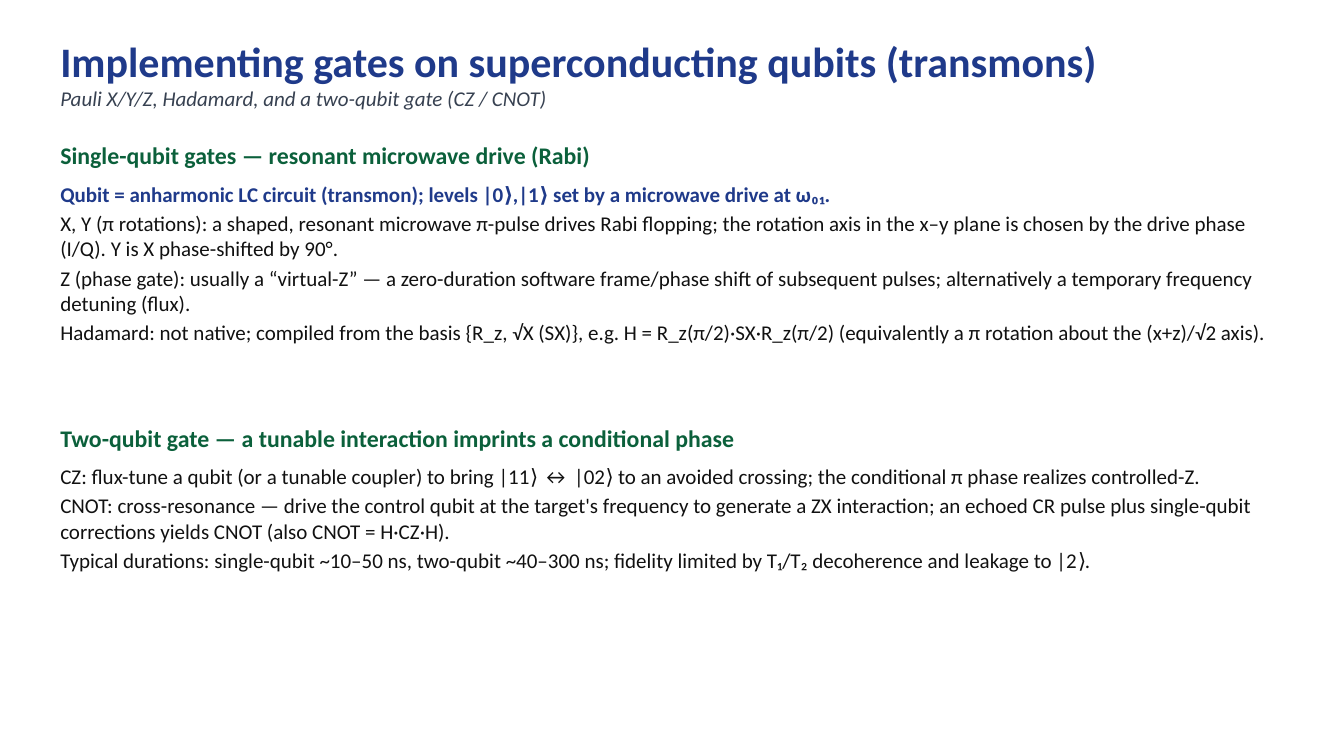
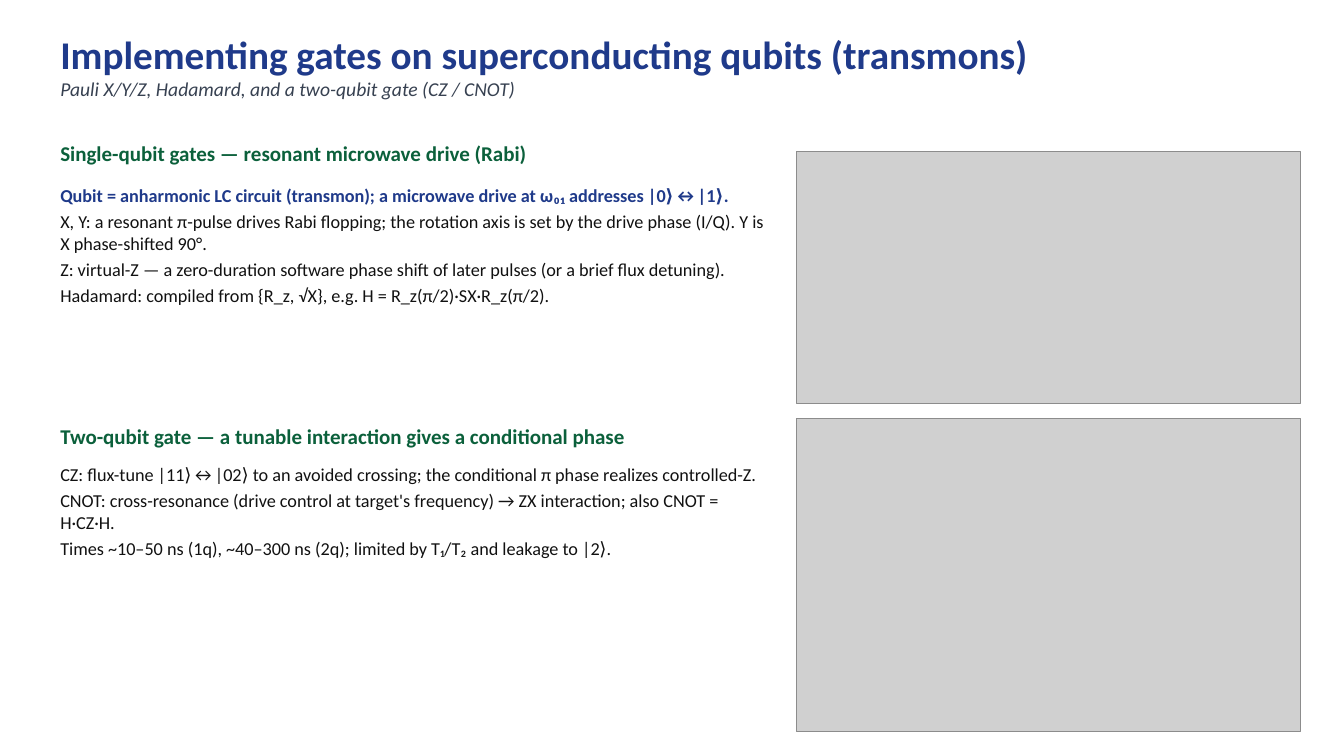
Before and after one commit to lzhang2012-sjtu/quantum-scientific-computing, a slide deck: slide 1 of slides/gate_implementations.pptx. Drawn at 1344x756 pixels with LibreOffice and Linux fonts; fonts in the diff are those of the drawing; grey boxes stand for pictures. Boxes give left, top, right and bottom in pixels: in the first picture for what was removed or moved away, otherwise in the second. Text is boxed around its words. In the diff, an @@ line names an element or a change of style, - is before the commit and + after.

```diff
--- a/slides/gate_implementations.pptx
+++ b/slides/gate_implementations.pptx
@@ text "Implementing gates on superconducting qubits ..." at box(60, 40, 1027, 100): size 30 to 28 pt in "Implementing gates on superconducting qubits (transmons)"; size 15 to 14 pt in "Pauli X/Y/Z, Hadamard, and a two-qubit gate ..." @@
@@ text "Single-qubit gates — resonant microwave ..." at box(60, 145, 527, 165): size 17 to 15 pt @@
@@ picture added at box(797, 151, 1301, 403) @@
@@ text at box(60, 188, 763, 305): text changed; size 15 to 13 pt @@
-Qubit = anharmonic LC circuit (transmon); levels |0⟩,|1⟩ set by a microwave drive at ω₀₁.
-X, Y (π rotations): a shaped, resonant microwave π-pulse drives Rabi flopping; the rotation axis in the x–y plane is chosen by the drive phase (I/Q). Y is X phase-shifted by 90°.
-Z (phase gate): usually a “virtual-Z” — a zero-duration software frame/phase shift of subsequent pulses; alternatively a temporary frequency detuning (flux).
-Hadamard: not native; compiled from the basis {R_z, √X (SX)}, e.g. H = R_z(π/2)·SX·R_z(π/2) (equivalently a π rotation about the (x+z)/√2 axis).
+Qubit = anharmonic LC circuit (transmon); a microwave drive at ω₀₁ addresses |0⟩↔|1⟩.
+X, Y: a resonant π-pulse drives Rabi flopping; the rotation axis is set by the drive phase (I/Q). Y is X phase-shifted 90°.
+Z: virtual-Z — a zero-duration software phase shift of later pulses (or a brief flux detuning).
+Hadamard: compiled from {R_z, √X}, e.g. H = R_z(π/2)·SX·R_z(π/2).
@@ picture added at box(797, 418, 1301, 732) @@
@@ text at box(60, 429, 625, 448): text changed; size 17 to 15 pt @@
-Two-qubit gate — a tunable interaction imprints a conditional phase
+Two-qubit gate — a tunable interaction gives a conditional phase
@@ text at box(60, 468, 756, 558): text changed; size 15 to 13 pt @@
-CZ: flux-tune a qubit (or a tunable coupler) to bring |11⟩ ↔ |02⟩ to an avoided crossing; the conditional π phase realizes controlled-Z.
-CNOT: cross-resonance — drive the control qubit at the target's frequency to generate a ZX interaction; an echoed CR pulse plus single-qubit corrections yields CNOT (also CNOT = H·CZ·H).
-Typical durations: single-qubit ~10–50 ns, two-qubit ~40–300 ns; fidelity limited by T₁/T₂ decoherence and leakage to |2⟩.
+CZ: flux-tune |11⟩↔|02⟩ to an avoided crossing; the conditional π phase realizes controlled-Z.
+CNOT: cross-resonance (drive control at target's frequency) → ZX interaction; also CNOT = H·CZ·H.
+Times ~10–50 ns (1q), ~40–300 ns (2q); limited by T₁/T₂ and leakage to |2⟩.
```
Also in this commit, not shown: 2 other slides changed, 5 other files.
